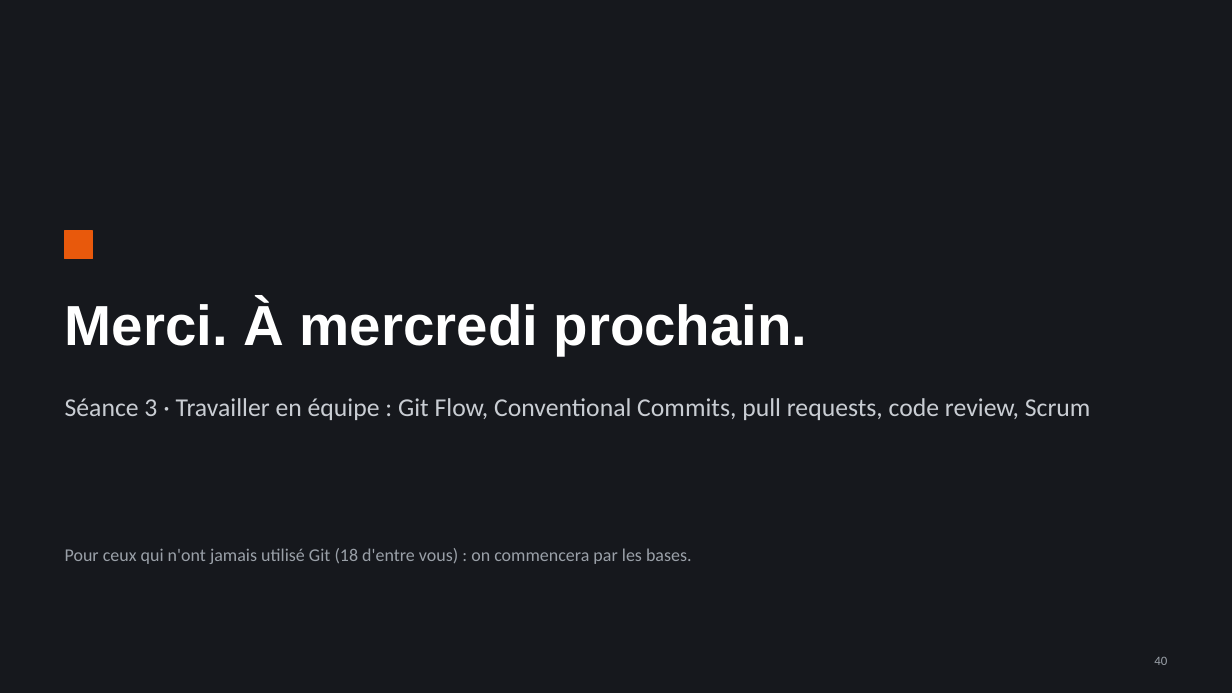
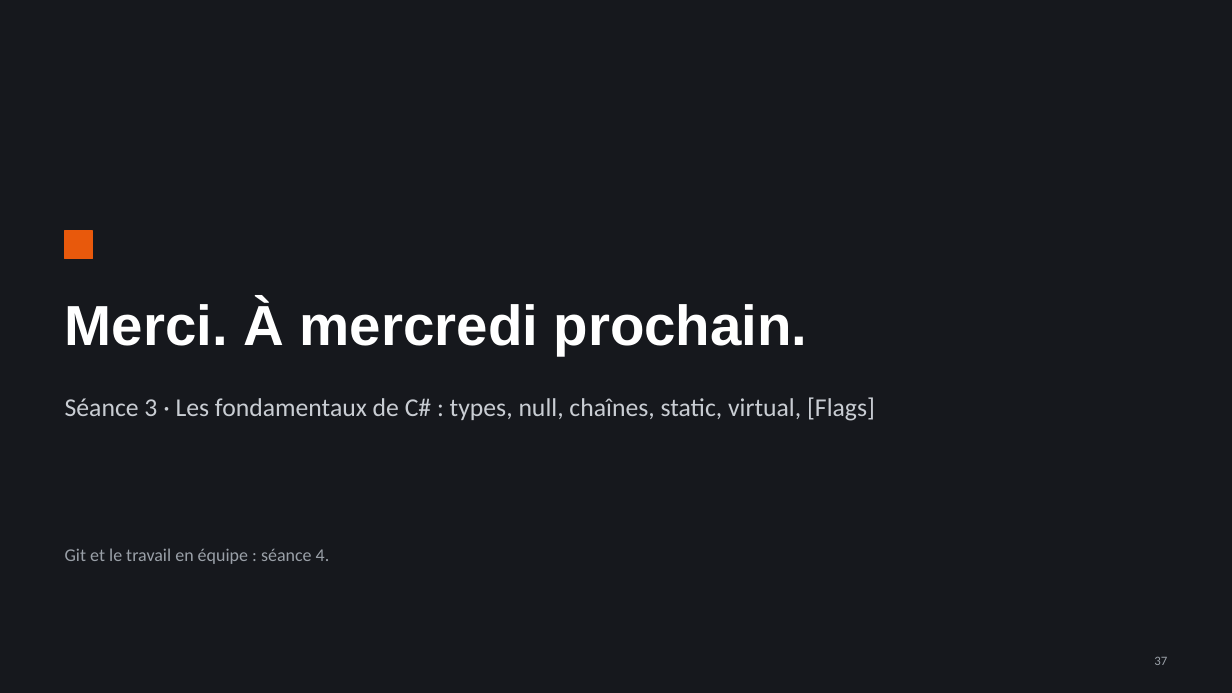
Before and after one commit to lle-condorcet/condorcet-2027, a slide deck: slide 37 of slides/20260930_LLE_CA_S02.pptx (slide 40 before the commit). Drawn at 1232x693 pixels with LibreOffice and Linux fonts; fonts in the diff are those of the drawing. Boxes give left, top, right and bottom in pixels: in the first picture for what was removed or moved away, otherwise in the second. Text is boxed around its words. In the diff, an @@ line names an element or a change of style, - is before the commit and + after.

```diff
--- a/slides/20260930_LLE_CA_S02.pptx
+++ b/slides/20260930_LLE_CA_S02.pptx
@@ text at [65, 397, 875, 421]: text changed @@
-Séance 3 · Travailler en équipe : Git Flow, Conventional Commits, pull requests, code review, Scrum
+Séance 3 · Les fondamentaux de C# : types, null, chaînes, static, virtual, [Flags]
@@ text at [65, 548, 330, 564]: text changed @@
-Pour ceux qui n'ont jamais utilisé Git (18 d'entre vous) : on commencera par les bases.
+Git et le travail en équipe : séance 4.
@@ text at [1154, 657, 1167, 665]: text changed @@
-40
+37
```
Also in this commit, not shown: 33 other slides changed, 2 slides added, 5 slides removed, 3 other files.
